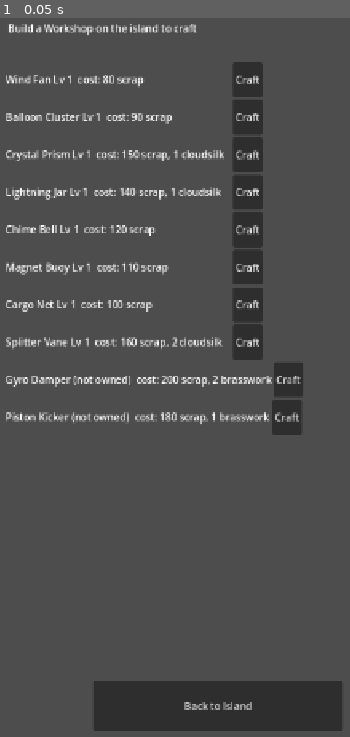
Above: before the commit, frame 1.
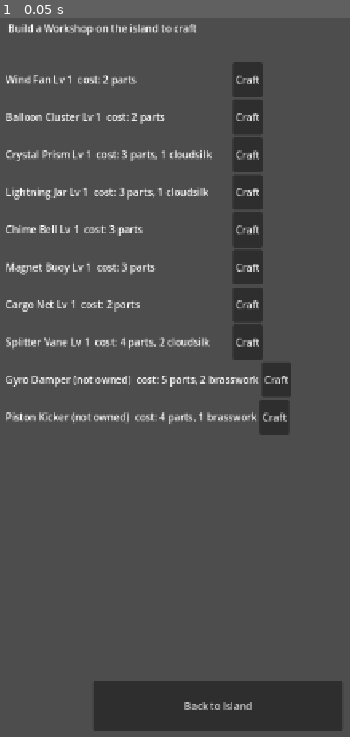
Above: after the commit, the same moment.

Repository: Graydyn/windfall-isle
Game: Godot game, scene res://game/base/workshop_screen.tscn
The game is run twice, just before and just after one commit, with the same random seed, the same clock (stepped at 60 frames per second) and the same inputs. This scene is started directly instead of the project's main scene.
Inputs:
- Up to frame 1 (0.05 s): no input

The runs differ from the first frame. In frame 1, 2.2% of the frame differs, in the area x 29-87%, y 7-58%.

Commit message:
feat: gizmo crafts repriced to parts; annex discount retired
Co-Authored-By: Claude Fable 5 <noreply@anthropic.com>

Diff:
--- a/game/base/craft_model.gd
+++ b/game/base/craft_model.gd
@@ -15,23 +15,7 @@
 	return count
 
 
-static func effective_cost(def: Dictionary, island: Dictionary, building_defs: Dictionary) -> Dictionary:
-	# Foundry Annex discount (spec 4.4): ceil keeps every price a positive int
-	# and the 1 floor keeps crafts from ever becoming free. can_craft and
-	# start_craft must BOTH price through here so check and pay agree.
-	var annex: Dictionary = (building_defs.get("defs", {}) as Dictionary).get("foundry_annex", {})
-	var level := IslandModel.building_level(island, "foundry_annex")
-	var discount := float(level) * float(annex.get("craft_discount_per_level", 0.0))
-	var base: Dictionary = def.get("craft_cost", {})
-	if discount <= 0.0:
-		return base.duplicate()
-	var out := {}
-	for currency in base:
-		out[currency] = maxi(1, ceili(float(base[currency]) * (1.0 - discount)))
-	return out
-
-
-static func can_craft(data: Dictionary, gizmo_defs: Dictionary, economy: Node, timers: Node, gizmo_id: String, building_defs: Dictionary = {}) -> bool:
+static func can_craft(data: Dictionary, gizmo_defs: Dictionary, economy: Node, timers: Node, gizmo_id: String) -> bool:
 	if craft_slots(data.get("island", {})) <= 0:
 		return false
 	if active_crafts(timers) >= craft_slots(data.get("island", {})):
@@ -42,18 +26,20 @@
 	if def.is_empty():
 		return false
 	# Craft-to-acquire (spec 3.3): unowned recipes craft at level 0 -> 1;
-	# resources (regional materials) are the gate, not ownership.
+	# resources (worked parts and regional materials) are the gate, not
+	# ownership. Prices are raw craft_cost: the Annex discount died with the
+	# parts repricing (chains spec section 3 amendment).
 	var owned: Dictionary = (data.get("gizmos", {}) as Dictionary).get("owned", {})
 	if int(owned.get(gizmo_id, 0)) >= int(gizmo_defs.get("craft_max_level", 5)):
 		return false
-	return economy.can_afford(effective_cost(def, data.get("island", {}), building_defs))
+	return economy.can_afford(def.get("craft_cost", {}))
 
 
-static func start_craft(data: Dictionary, gizmo_defs: Dictionary, economy: Node, timers: Node, gizmo_id: String, now: int, building_defs: Dictionary = {}, crew_defs: Dictionary = {}) -> bool:
-	if not can_craft(data, gizmo_defs, economy, timers, gizmo_id, building_defs):
+static func start_craft(data: Dictionary, gizmo_defs: Dictionary, economy: Node, timers: Node, gizmo_id: String, now: int, crew_defs: Dictionary = {}) -> bool:
+	if not can_craft(data, gizmo_defs, economy, timers, gizmo_id):
 		return false
 	var def: Dictionary = (gizmo_defs.get("defs", {}) as Dictionary).get(gizmo_id, {})
-	if not economy.pay(effective_cost(def, data.get("island", {}), building_defs)):
+	if not economy.pay(def.get("craft_cost", {})):
 		return false
 	# The worker's speed is priced into the duration at START and locked in
 	# the timer's ends_at; reassignment never retimes a running craft
--- a/game/base/workshop_screen.gd
+++ b/game/base/workshop_screen.gd
@@ -63,7 +63,7 @@
 	if TimerService.active_timers().has(timer_id) and not TimerService.is_done(timer_id, now):
 		text += "  (%ds)" % TimerService.remaining(timer_id, now)
 	elif not TimerService.active_timers().has(timer_id):
-		text += "  cost: %s" % _cost_text(CraftModel.effective_cost(def, GameState.data["island"], DataDefs.buildings))
+		text += "  cost: %s" % _cost_text(def.get("craft_cost", {}))
 	return text
 
 
@@ -110,7 +110,7 @@
 
 
 func _on_craft_pressed(gizmo_id: String) -> void:
-	if CraftModel.start_craft(GameState.data, DataDefs.gizmos, Economy, TimerService, gizmo_id, TimeUtil.now(), DataDefs.buildings, DataDefs.crew):
+	if CraftModel.start_craft(GameState.data, DataDefs.gizmos, Economy, TimerService, gizmo_id, TimeUtil.now(), DataDefs.crew):
 		GameState.save_game()
 	_rebuild()
 
--- a/game/data/buildings.json
+++ b/game/data/buildings.json
@@ -84,7 +84,6 @@
 			"name": "Foundry Annex",
 			"islet": "foundry_rock",
 			"max_level": 2,
-			"craft_discount_per_level": 0.1,
 			"recipe": {"id": "brass_smelt", "name": "Brass smelt", "inputs": {"scrap": 30, "brasswork": 1}, "outputs": {"parts": 2}, "seconds": 600},
 			"levels": [
 				{"cost": {"scrap": 900, "brasswork": 6}, "build_seconds": 3600},
--- a/game/data/gizmos.json
+++ b/game/data/gizmos.json
@@ -18,7 +18,7 @@
 			"direction": 1.0,
 			"column_width": 90.0,
 			"column_height": 420.0,
-			"craft_cost": {"scrap": 80},
+			"craft_cost": {"parts": 2},
 			"craft_seconds": 120
 		},
 		"balloon_cluster": {
@@ -27,7 +27,7 @@
 			"impulse": 420.0,
 			"max_hits": 3,
 			"radius": 26.0,
-			"craft_cost": {"scrap": 90},
+			"craft_cost": {"parts": 2},
 			"craft_seconds": 150
 		},
 		"crystal_prism": {
@@ -35,7 +35,7 @@
 			"scene": "res://game/run/gizmos/crystal_prism.tscn",
 			"multiplier": 1.5,
 			"radius": 30.0,
-			"craft_cost": {"scrap": 150, "cloudsilk": 1},
+			"craft_cost": {"parts": 3, "cloudsilk": 1},
 			"craft_seconds": 300
 		},
 		"lightning_jar": {
@@ -46,7 +46,7 @@
 			"pegs_zapped": 3,
 			"scrap_per_peg": 2,
 			"charges": 2,
-			"craft_cost": {"scrap": 140, "cloudsilk": 1},
+			"craft_cost": {"parts": 3, "cloudsilk": 1},
 			"craft_seconds": 240
 		},
 		"chime_bell": {
@@ -55,7 +55,7 @@
 			"radius": 26.0,
 			"barge_multiplier": 2.0,
 			"uses_per_run": 2,
-			"craft_cost": {"scrap": 120},
+			"craft_cost": {"parts": 3},
 			"craft_seconds": 200
 		},
 		"magnet_buoy": {
@@ -63,7 +63,7 @@
 			"scene": "res://game/run/gizmos/magnet_buoy.tscn",
 			"radius": 160.0,
 			"force": 240.0,
-			"craft_cost": {"scrap": 110},
+			"craft_cost": {"parts": 3},
 			"craft_seconds": 180
 		},
 		"cargo_net": {
@@ -75,7 +75,7 @@
 			"redrop_speed": 420.0,
 			"board_center_x": 360.0,
 			"uses": 1,
-			"craft_cost": {"scrap": 100},
+			"craft_cost": {"parts": 2},
 			"craft_seconds": 160
 		},
 		"splitter_vane": {
@@ -83,14 +83,14 @@
 			"scene": "res://game/run/gizmos/splitter_vane.tscn",
 			"radius": 24.0,
 			"value_multiplier": 0.5,
-			"craft_cost": {"scrap": 160, "cloudsilk": 2},
+			"craft_cost": {"parts": 4, "cloudsilk": 2},
 			"craft_seconds": 360
 		},
 		"gyro_damper": {
 			"name": "Gyro Damper",
 			"scene": "res://game/run/gizmos/gyro_damper.tscn",
 			"field_radius": 140.0,
-			"craft_cost": {"scrap": 200, "brasswork": 2},
+			"craft_cost": {"parts": 5, "brasswork": 2},
 			"craft_seconds": 420
 		},
 		"piston_kicker": {
@@ -99,7 +99,7 @@
 			"force": 520.0,
 			"direction": 1.0,
 			"radius": 24.0,
-			"craft_cost": {"scrap": 180, "brasswork": 1},
+			"craft_cost": {"parts": 4, "brasswork": 1},
 			"craft_seconds": 300
 		}
 	}
--- a/tests/test_craft_model.gd
+++ b/tests/test_craft_model.gd
@@ -14,6 +14,7 @@
 	state.data = SaveSchema.default_data(DataDefs.economy, DataDefs.gizmos)
 	state.data["currencies"]["scrap"] = 5000
 	state.data["currencies"]["cloudsilk"] = 50
+	state.data["currencies"]["parts"] = 50
 	state.data["island"]["plots"]["plot_0"] = {"building": "workshop", "level": 1}
 	econ = autofree(EconomyScript.new())
 	econ.setup(state)
@@ -27,7 +28,7 @@
 
 func test_start_craft_pays_and_starts_timer() -> void:
 	assert_true(CraftModel.start_craft(state.data, DataDefs.gizmos, econ, timers, "wind_fan", 1000))
-	assert_eq(econ.balance("scrap"), 5000 - 80)
+	assert_eq(econ.balance("parts"), 50 - 2)
 	assert_eq(timers.remaining("craft_wind_fan", 1000), 120)
 
 func test_complete_craft_merges_into_level() -> void:
@@ -61,54 +62,15 @@
 
 func test_brasswork_gates_the_brass_recipes() -> void:
 	assert_false(CraftModel.can_craft(state.data, DataDefs.gizmos, econ, timers, "gyro_damper"),
-		"5000 scrap but zero brasswork: locked")
+		"50 parts but zero brasswork: locked")
 	state.data["currencies"]["brasswork"] = 2
 	assert_true(CraftModel.can_craft(state.data, DataDefs.gizmos, econ, timers, "gyro_damper"))
-
-
-func with_annex(level: int) -> void:
-	state.data["island"]["plots"]["islet_foundry_0"] = {"building": "foundry_annex", "level": level}
-
-
-func test_effective_cost_is_the_raw_cost_without_an_annex() -> void:
-	var def: Dictionary = DataDefs.gizmos["defs"]["wind_fan"]
-	assert_eq(int(CraftModel.effective_cost(def, state.data["island"], DataDefs.buildings)["scrap"]), 80)
-	assert_eq(int(CraftModel.effective_cost(def, state.data["island"], {})["scrap"]), 80,
-		"empty building defs never discount")
-
-func test_effective_cost_discounts_and_ceils() -> void:
-	with_annex(1)
-	var def := {"craft_cost": {"scrap": 85, "brasswork": 3}}
-	var cost := CraftModel.effective_cost(def, state.data["island"], DataDefs.buildings)
-	assert_eq(int(cost["scrap"]), 77, "ceil(85 x 0.9) = 77")
-	assert_eq(int(cost["brasswork"]), 3, "ceil(3 x 0.9) = 3")
-	with_annex(2)
-	var cost2 := CraftModel.effective_cost(def, state.data["island"], DataDefs.buildings)
-	assert_eq(int(cost2["scrap"]), 68, "ceil(85 x 0.8) = 68")
-
-func test_effective_cost_never_reaches_zero() -> void:
-	with_annex(2)
-	var cost := CraftModel.effective_cost({"craft_cost": {"brasswork": 1}}, state.data["island"], DataDefs.buildings)
-	assert_eq(int(cost["brasswork"]), 1, "no craft is ever free")
-
-func test_start_craft_pays_the_discounted_price_it_checked() -> void:
-	with_annex(1)
-	assert_true(CraftModel.start_craft(state.data, DataDefs.gizmos, econ, timers, "wind_fan", 1000, DataDefs.buildings))
-	assert_eq(econ.balance("scrap"), 5000 - 72, "ceil(80 x 0.9) = 72: pay what was checked")
-
-func test_discount_unlocks_a_craft_at_the_margin() -> void:
-	with_annex(1)
-	state.data["currencies"]["scrap"] = 72
-	assert_true(CraftModel.can_craft(state.data, DataDefs.gizmos, econ, timers, "wind_fan", DataDefs.buildings),
-		"72 scrap affords the discounted 72 price")
-	assert_false(CraftModel.can_craft(state.data, DataDefs.gizmos, econ, timers, "wind_fan"),
-		"without building defs the raw 80 price applies")
 
 
 func test_crewed_workshop_crafts_faster_and_locks_at_start() -> void:
 	CrewModel.rescue(state.data, "maren")
 	(state.data["crew"]["assignments"] as Dictionary)["workshop"] = "maren"
-	assert_true(CraftModel.start_craft(state.data, DataDefs.gizmos, econ, timers, "wind_fan", 1000, DataDefs.buildings, DataDefs.crew))
+	assert_true(CraftModel.start_craft(state.data, DataDefs.gizmos, econ, timers, "wind_fan", 1000, DataDefs.crew))
 	assert_eq(timers.remaining("craft_wind_fan", 1000), 80,
 		"120s divided by Maren's 1.5 specialist bonus")
 	(state.data["crew"]["assignments"] as Dictionary).erase("workshop")
@@ -117,5 +79,13 @@
 
 
 func test_uncrewed_craft_duration_is_baseline() -> void:
-	assert_true(CraftModel.start_craft(state.data, DataDefs.gizmos, econ, timers, "wind_fan", 1000, DataDefs.buildings, DataDefs.crew))
+	assert_true(CraftModel.start_craft(state.data, DataDefs.gizmos, econ, timers, "wind_fan", 1000, DataDefs.crew))
 	assert_eq(timers.remaining("craft_wind_fan", 1000), 120)
+
+
+func test_crafts_cost_parts_not_scrap() -> void:
+	state.data["currencies"]["parts"] = 0
+	assert_false(CraftModel.can_craft(state.data, DataDefs.gizmos, econ, timers, "wind_fan"),
+		"5000 scrap buys nothing at the workshop anymore")
+	state.data["currencies"]["parts"] = 2
+	assert_true(CraftModel.can_craft(state.data, DataDefs.gizmos, econ, timers, "wind_fan"))
--- a/tests/test_island_integration.gd
+++ b/tests/test_island_integration.gd
@@ -15,6 +15,7 @@
 	state.data["currencies"]["scrap"] = 5000
 	state.data["currencies"]["cloudsilk"] = 50
 	state.data["currencies"]["crystals"] = 40
+	state.data["currencies"]["parts"] = 20
 	econ = autofree(EconomyScript.new())
 	econ.setup(state)
 	timers = autofree(TimerServiceScript.new())
--- a/tests/test_region_2_integration.gd
+++ b/tests/test_region_2_integration.gd
@@ -59,6 +59,7 @@
 	assert_eq(model.tier, 1, "region 2's first quota lifts at 35 scrap")
 	econ.add("scrap", 35)
 	econ.add("brasswork", 2)
+	econ.add("parts", 5)
 	# Build the Workshop, then craft the Gyro Damper with the brasswork.
 	assert_true(IslandModel.start_build(state.data["island"], DataDefs.buildings, econ, timers, "plot_1", "workshop", T0 + 300))
 	IslandModel.complete_build(state.data["island"], timers.collect("build_plot_1", T0 + 361), state.data, T0 + 361, DataDefs.buildings)
--- a/tests/test_retention_integration.gd
+++ b/tests/test_retention_integration.gd
@@ -24,6 +24,7 @@
 	state.data["created_at"] = T0
 	state.data["fuel"]["updated_at"] = T0
 	state.data["currencies"]["scrap"] = 5000
+	state.data["currencies"]["parts"] = 10
 	econ = autofree(EconomyScript.new())
 	econ.setup(state)
 	timers = autofree(TimerServiceScript.new())
--- a/tests/test_workshop_screen.gd
+++ b/tests/test_workshop_screen.gd
@@ -10,6 +10,7 @@
 	GameState._io = SaveIO.new(TEST_SAVE)
 	GameState.data = SaveSchema.default_data(DataDefs.economy, DataDefs.gizmos)
 	GameState.data["currencies"]["scrap"] = 5000
+	GameState.data["currencies"]["parts"] = 50
 	GameState.data["island"]["plots"]["plot_0"] = {"building": "workshop", "level": 1}
 	screen = add_child_autofree(WorkshopScene.instantiate())
 	await wait_physics_frames(1)
@@ -30,7 +31,7 @@
 func test_craft_starts_through_model() -> void:
 	screen._on_craft_pressed("wind_fan")
 	assert_true(TimerService.active_timers().has("craft_wind_fan"))
-	assert_eq(Economy.balance("scrap"), 5000 - 80)
+	assert_eq(Economy.balance("parts"), 50 - 2)
 
 func test_collect_merges_level() -> void:
 	screen._on_craft_pressed("wind_fan")
@@ -88,9 +89,6 @@
 		"first craft grants ownership at level 1")
 
 
-func test_idle_rows_show_the_effective_craft_cost() -> void:
+func test_idle_rows_show_the_parts_cost() -> void:
 	var text: String = screen._gizmo_label_text("wind_fan", TimeUtil.now())
-	assert_string_contains(text, "80 scrap", "raw cost without an annex")
-	GameState.data["island"]["plots"]["islet_foundry_0"] = {"building": "foundry_annex", "level": 1}
-	text = screen._gizmo_label_text("wind_fan", TimeUtil.now())
-	assert_string_contains(text, "72 scrap", "the label shows the discounted price the tap will pay")
+	assert_string_contains(text, "2 parts", "the label shows the price the tap will pay")
